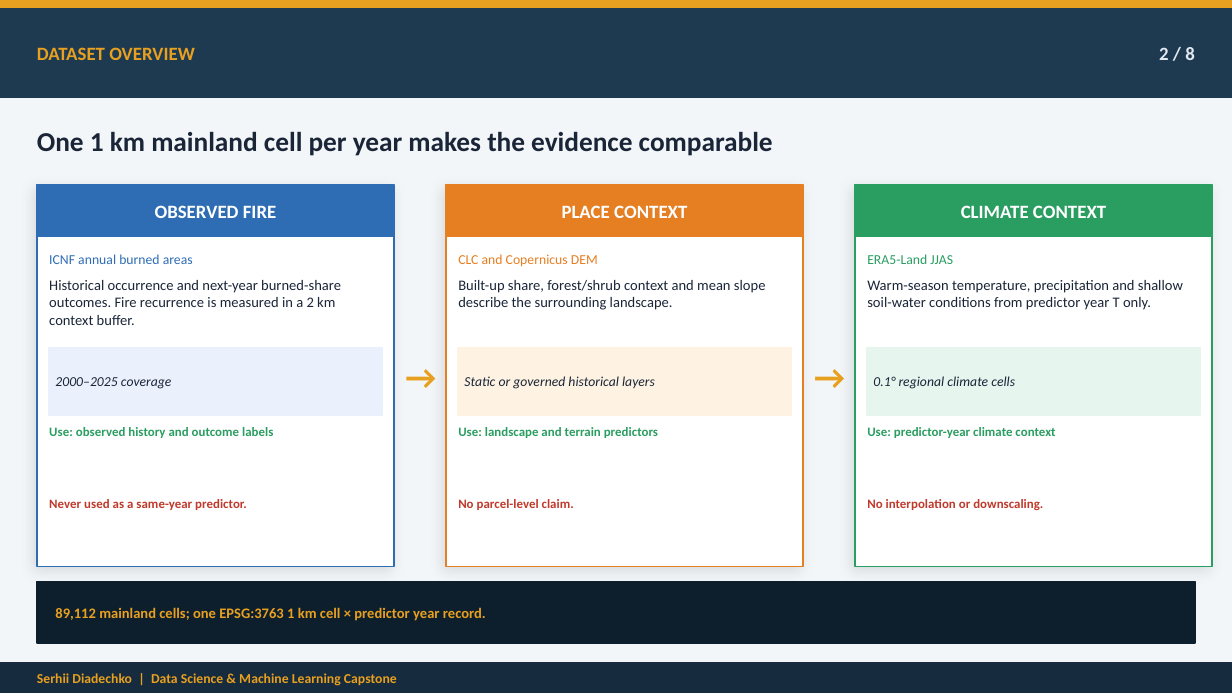
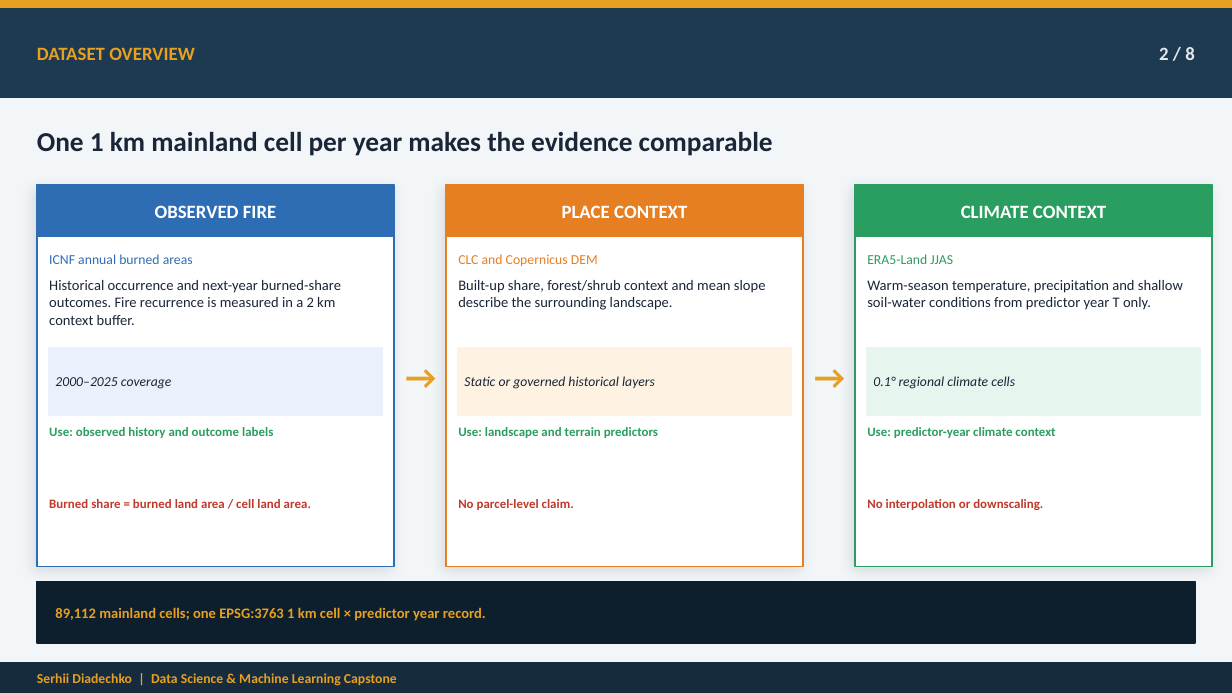
Before and after one commit to serhii-diadechko-git/wildfire_property_screening_portugal, a slide deck: slide 2 of reports/presentation/wildfire_exposure_screening_capstone_final.pptx. Drawn at 1232x693 pixels with LibreOffice and Linux fonts; fonts in the diff are those of the drawing. Boxes give left, top, right and bottom in pixels: in the first picture for what was removed or moved away, otherwise in the second. Text is boxed around its words. In the diff, an @@ line names an element or a change of style, - is before the commit and + after.

```diff
--- a/reports/presentation/wildfire_exposure_screening_capstone_final.pptx
+++ b/reports/presentation/wildfire_exposure_screening_capstone_final.pptx
@@ text at bbox=[49, 499, 311, 508]: text changed @@
-Never used as a same-year predictor.
+Burned share = burned land area / cell land area.
```
Also in this commit, not shown: 5 other slides changed, 2 slides added, 4 slides removed, 2 other files.
